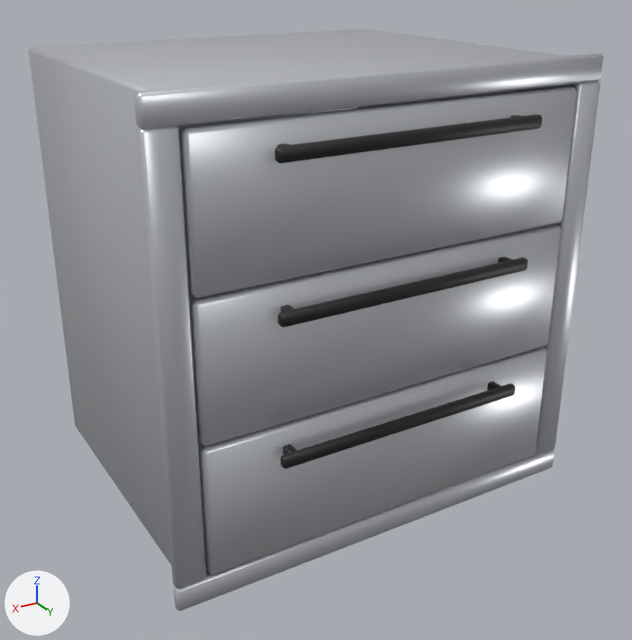
The Blender file arte/fuentes/accesorios/alacena_cajones.blend, before and after one commit.
Before and after are seen from a camera (50 mm lens) standing at (0.596, 0.814, 0.743) and looking at (-0.004, -0.186, 0.243). Arrows for +X, +Y and +Z are at lower left; the lights stay in place. The picture after the commit comes second.

Names of what the first picture shows: 'alacena_cajones_cuerpo', 'pieza_cajon_1', 'pieza_cajon_2', 'pieza_cajon_3'.
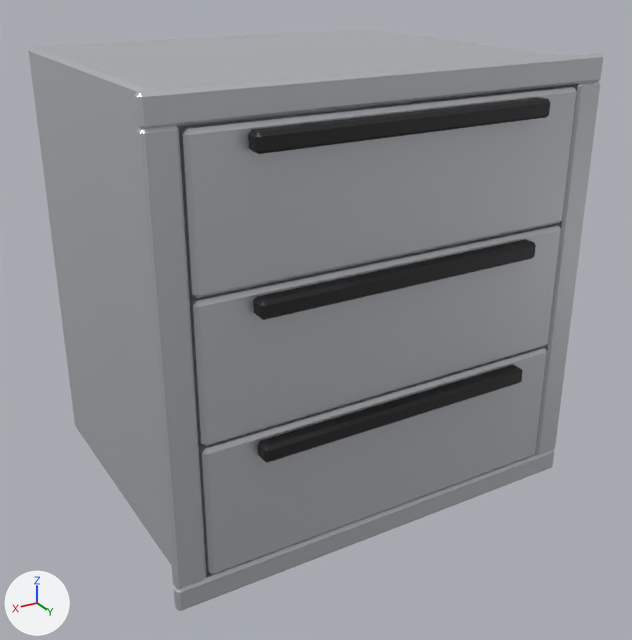
Pixel boxes (x1, y1, x2, y2) of what changed, in the pictures (632 x 640 px; the box of a moved part takes in the faces that stretch with it):
part 1 of me_pieza_cajon_1, rebuilt (13% wider, 16% taller): before (275, 114, 542, 163); after (248, 97, 550, 154)
part 2 of me_pieza_cajon_1, deleted (mostly hidden): before (177, 107, 358, 132)
part 3 of me_pieza_cajon_1, deleted (mostly hidden): before (511, 115, 520, 117)
part 4 of me_pieza_cajon_1, deleted (mostly hidden): before (278, 144, 289, 146)
part 5 of me_pieza_cajon_1, reshaped (mostly hidden): before (358, 91, 511, 108); after (177, 91, 511, 132)
part 6 of me_pieza_cajon_2, rebuilt (13% wider, 14% taller): before (278, 257, 528, 328); after (253, 239, 536, 320)
part 7 of me_pieza_cajon_2, deleted (mostly hidden): before (189, 292, 195, 300)
part 8 of me_pieza_cajon_2, deleted: before (498, 256, 512, 263)
part 9 of me_pieza_cajon_2, deleted: before (281, 305, 294, 312)
part 10 of me_pieza_cajon_2, reshaped (mostly hidden): after (189, 292, 195, 302)
part 11 of me_pieza_cajon_3, rebuilt (13% wider, 14% taller): before (280, 383, 515, 469); after (258, 365, 523, 463)
part 12 of me_pieza_cajon_3, deleted: before (487, 381, 501, 390)
part 13 of me_pieza_cajon_3, deleted: before (283, 444, 297, 454)
part 14 of me_alacena_cajones_cuerpo, moved or reshaped (mostly hidden): (206, 85, 573, 574) in both

Edits to the bpy script that builds the scene:
```text
Change me_pieza_cajon_1:
    used by ob_pieza_cajon_1; parent = ob_alacena_cajones; location = (0.0, 0.018, 0.488)
    remove me_pieza_cajon_1.from_pydata(...)  # 160 vertices, 168 faces; spans x -0.267..0.267, y -0.48..0.03, z -0.089..0.089
    add me_pieza_cajon_1.from_pydata(...)  # 80 vertices, 86 faces; spans x -0.267..0.267, y -0.48..0.022, z -0.089..0.089
    me_pieza_cajon_1 part 1: the loose piece of 24 vertices spanning x -0.18..0.18, y 0.018..0.03, z 0.051..0.067 is rebuilt with 24 vertices and now spans x -0.2..0.2, y -0.001..0.022, z 0.061..0.083
    me_pieza_cajon_1 part 2: the loose piece of 24 vertices spanning x -0.254..0.254, y -0.48..-0.472, z -0.077..0.071 is deleted
    me_pieza_cajon_1 part 3: the loose piece of 8 vertices spanning x -0.165..-0.155, y 0.0..0.019, z 0.054..0.064 is deleted
    me_pieza_cajon_1 part 4: the loose piece of 8 vertices spanning x 0.155..0.165, y 0.0..0.019, z 0.054..0.064 is deleted
    me_pieza_cajon_1 part 5: 4 vertices moved from x -0.249..0.249, y -0.478..-0.022, z 0.071 to x -0.247..0.247, y -0.472..-0.028, z 0.071; 20 vertices removed from x -0.249..0.249, y -0.48..-0.02, z -0.077..0.069; 4 vertices added at x -0.247..0.247, y -0.472..-0.028, z -0.069
    other edits to the shape of me_pieza_cajon_1 do not show in these pictures
Change me_pieza_cajon_2:
    used by ob_pieza_cajon_2; parent = ob_alacena_cajones; location = (0.0, 0.018, 0.307)
    remove me_pieza_cajon_2.from_pydata(...)  # 160 vertices, 168 faces; spans x -0.267..0.267, y -0.48..0.03, z -0.089..0.089
    add me_pieza_cajon_2.from_pydata(...)  # 80 vertices, 86 faces; spans x -0.267..0.267, y -0.48..0.022, z -0.089..0.089
    me_pieza_cajon_2 part 6: the loose piece of 24 vertices spanning x -0.18..0.18, y 0.018..0.03, z 0.051..0.067 is rebuilt with 24 vertices and now spans x -0.2..0.2, y -0.001..0.022, z 0.061..0.083
    me_pieza_cajon_2 part 7: the loose piece of 24 vertices spanning x -0.248..0.248, y -0.472..-0.02, z -0.077..-0.069 is deleted
    me_pieza_cajon_2 part 8: the loose piece of 8 vertices spanning x -0.165..-0.155, y 0.0..0.019, z 0.054..0.064 is deleted
    me_pieza_cajon_2 part 9: the loose piece of 8 vertices spanning x 0.155..0.165, y 0.0..0.019, z 0.054..0.064 is deleted
    me_pieza_cajon_2 part 10: 4 vertices moved from x -0.249..0.249, y -0.478..-0.022, z 0.071 to x -0.247..0.247, y -0.472..-0.028, z 0.071; 20 vertices removed from x -0.249..0.249, y -0.48..-0.02, z -0.077..0.069; 4 vertices added at x -0.247..0.247, y -0.472..-0.028, z -0.069
    other edits to the shape of me_pieza_cajon_2 do not show in these pictures
Change me_pieza_cajon_3:
    used by ob_pieza_cajon_3; parent = ob_alacena_cajones; location = (0.0, 0.018, 0.127)
    remove me_pieza_cajon_3.from_pydata(...)  # 160 vertices, 168 faces; spans x -0.267..0.267, y -0.48..0.03, z -0.089..0.089
    add me_pieza_cajon_3.from_pydata(...)  # 80 vertices, 86 faces; spans x -0.267..0.267, y -0.48..0.022, z -0.089..0.089
    me_pieza_cajon_3 part 11: the loose piece of 24 vertices spanning x -0.18..0.18, y 0.018..0.03, z 0.051..0.067 is rebuilt with 24 vertices and now spans x -0.2..0.2, y -0.001..0.022, z 0.061..0.083
    me_pieza_cajon_3 part 12: the loose piece of 8 vertices spanning x -0.165..-0.155, y 0.0..0.019, z 0.054..0.064 is deleted
    me_pieza_cajon_3 part 13: the loose piece of 8 vertices spanning x 0.155..0.165, y 0.0..0.019, z 0.054..0.064 is deleted
    other edits to the shape of me_pieza_cajon_3 do not show in these pictures
Change me_alacena_cajones_cuerpo:
    used by ob_alacena_cajones_cuerpo; parent = ob_alacena_cajones; location = (0.0, 0.0, 0.0)
    remove me_alacena_cajones_cuerpo.from_pydata(...)  # 128 vertices, 132 faces; spans x -0.31..0.31, y -0.49..0.015, z 0.0..0.615
    add me_alacena_cajones_cuerpo.from_pydata(...)  # 128 vertices, 137 faces; spans x -0.31..0.31, y -0.49..0.015, z 0.0..0.615
    me_alacena_cajones_cuerpo part 14
    5 faces are deleted
    4 vertices in x -0.273..0.273, y 0.001, z 0.012..0.598 move by (0.0, -0.001, 0.0)
    9 new faces join them, mat_m_acero (light grey #d1d4d9)
    1 new face joins them, mat_m_metaloscuro (dark grey #595961)
    add me_alacena_cajones_cuerpo.materials.append(mat_m_metaloscuro)  # dark grey #595961
```
